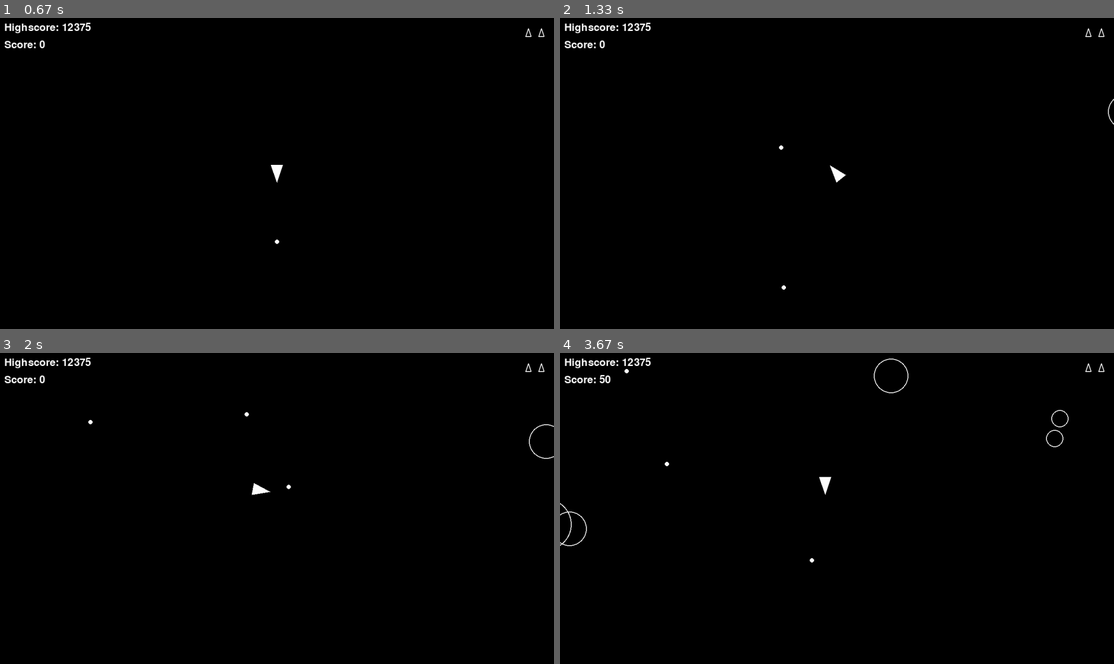
Above: before the commit, frames 1-4 (two rows, left to right).
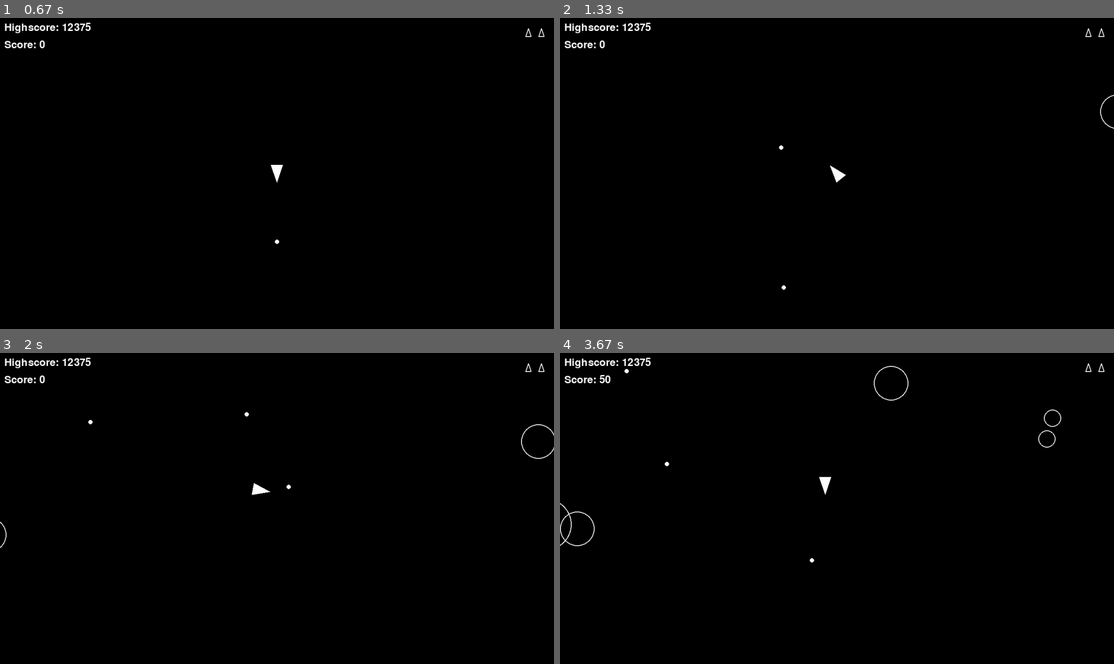
Above: after the commit, the same moments.

Repository: vinetailgames/pygames_asteroids
Game: pygame game, started from main.py
Two runs of this game, one before a commit and one after it. Both use one fixed random seed, a clock stepped at 60 frames per second and the inputs below.
Inputs:
- Up to frame 1 (0.67 s): tap Space at 0.33 s
- Up to frame 2 (1.33 s): hold Right 0.67-1.13 s; tap Space at 0.73, 1.03, 1.23 s; hold Up from 1.17 s (still down)
- Up to frame 3 (2 s): release Up at 1.47 s; hold Right 1.5-1.97 s; tap Space at 1.57, 1.87 s
- Up to frame 4 (3.67 s): hold Left 2-2.53 s; tap Space at 2.07, 2.37, 2.63, 2.97, 3.27, 3.4 s; hold Down 2.57-2.87 s; hold Left 2.9-3.3 s; hold Up from 3.33 s (still down)

Frame 1 is identical in both runs. In frame 2, less than 0.1% of the frame differs, in the area x 97-100%, y 24-36%; in frame 3, 0.1%; in frame 4, 0.5%, in the area x 0-92%, y 1-63%.

Commit message:
U: Implemented screen wrapping for the asteroids and expanded screen wrapping boundary area.

Diff:
--- a/asteroid.py
+++ b/asteroid.py
@@ -16,6 +16,7 @@
 
     def update(self, dt: float) -> None:
         self.position += self.velocity * dt
+        self.wrap_position()
 
     def get_size(self) -> str:
         if self.radius <= ASTEROID_MIN_RADIUS:
--- a/circleshape.py
+++ b/circleshape.py
@@ -30,5 +30,14 @@
         return distance < (self.radius + other.radius)
 
     def wrap_position(self):
-        self.position.x %= SCREEN_WIDTH
-        self.position.y %= SCREEN_HEIGHT
+        margin = self.radius
+
+        if self.position.x < -margin:
+            self.position.x = SCREEN_WIDTH + margin
+        elif self.position.x > SCREEN_WIDTH + margin:
+            self.position.x = -margin
+
+        if self.position.y < -margin:
+            self.position.y = SCREEN_HEIGHT + margin
+        elif self.position.y > SCREEN_HEIGHT + margin:
+            self.position.y = -margin
